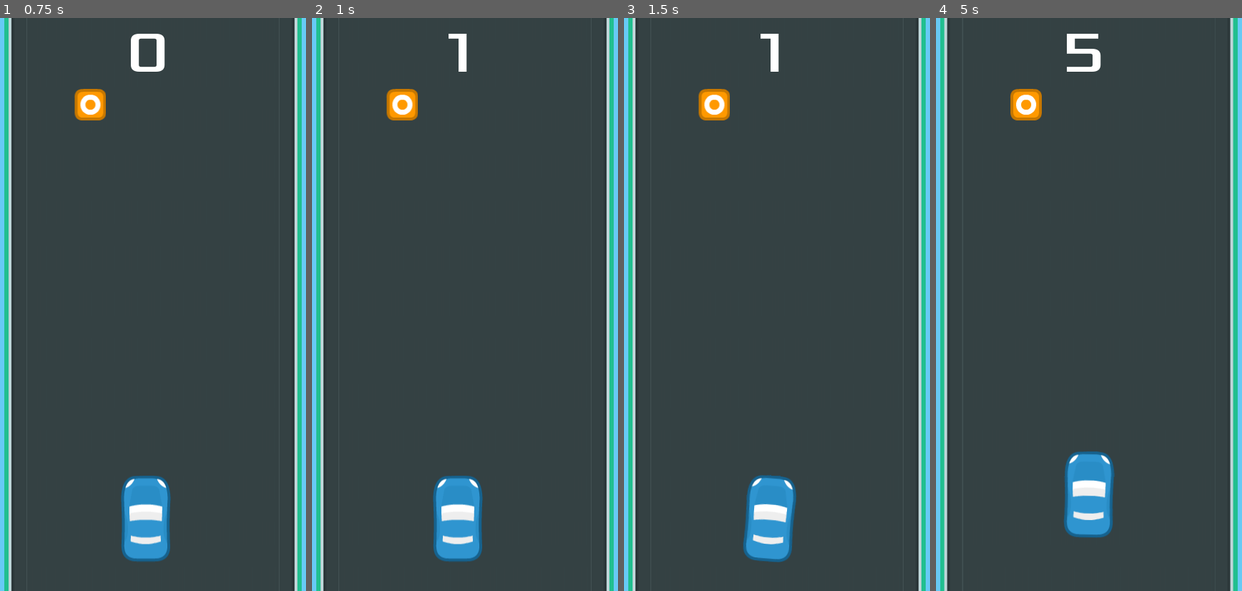
Above: before the commit, frames 1-4 (left to right).
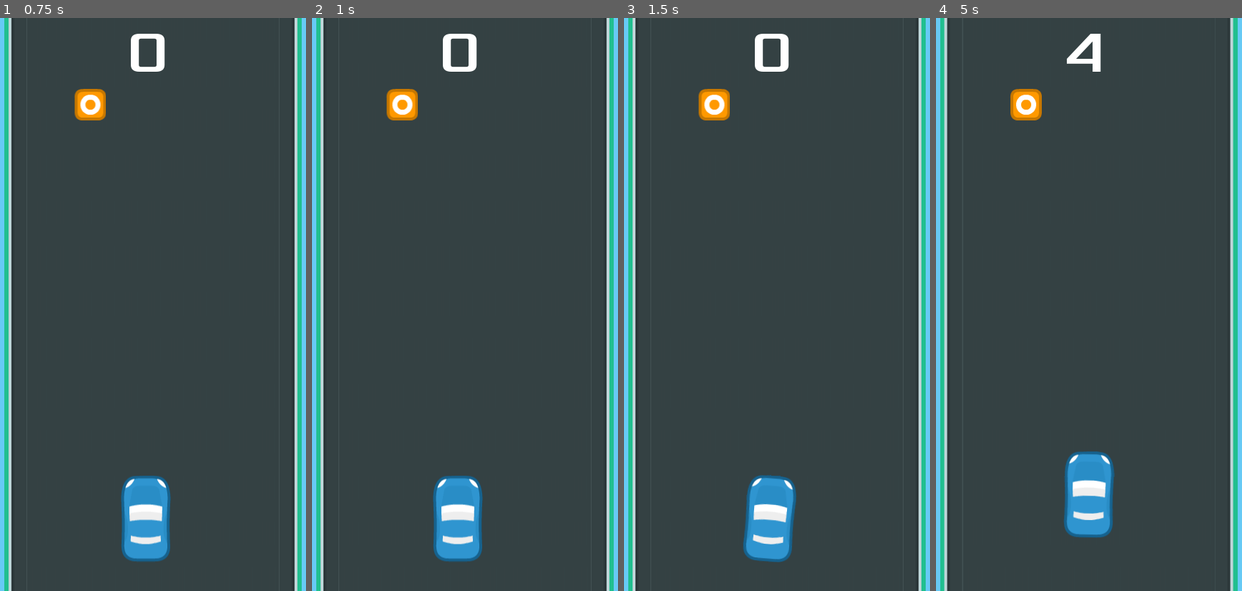
Above: after the commit, the same moments.

Repository: 20Deepshikha/final-project-gameteam
Game: Godot game, scene res://Game.tscn
The game is run twice, just before and just after one commit, with the same random seed, the same clock (stepped at 60 frames per second) and the same inputs.
Inputs:
- Up to frame 1 (0.75 s): click "START" at 0.5 s
- Up to frame 2 (1 s): no input
- Up to frame 3 (1.5 s): tap Enter at 1.25 s; hold Right (ui_right) from 1.28 s (still down)
- Up to frame 4 (5 s): release Right (ui_right) at 2.03 s; hold Left (ui_left) 2.03-2.78 s; hold Right (ui_right) 2.78-3.53 s; hold Up (ui_up) 3.53-4.28 s; hold Left (ui_left) from 4.28 s (still down)

Frame 1 is identical in both runs. In frame 2, 0.5% of the frame differs, in the area x 42-54%, y 2-10%; in frame 3, 0.5%; in frame 4, 0.5%.

Commit message:
Start button working

Diff:
--- a/Game.gd
+++ b/Game.gd
@@ -33,6 +33,7 @@
 
 func _on_HUD_start_game():
 	# Start the game by setting the player's position and resetting the score
+	$Scoretimer.start()
 	$car.position = Vector2(230, 700)
 	score = 0
 
--- a/Game.tscn
+++ b/Game.tscn
@@ -115,7 +115,6 @@
 [node name="HUD" parent="." instance=ExtResource( 4 )]
 
 [node name="Scoretimer" type="Timer" parent="."]
-autostart = true
 
 [connection signal="touch_the_wall" from="car" to="." method="_on_car_touch_the_wall"]
 [connection signal="body_entered" from="Area2D2" to="car" method="on_car_reaches_end"]
